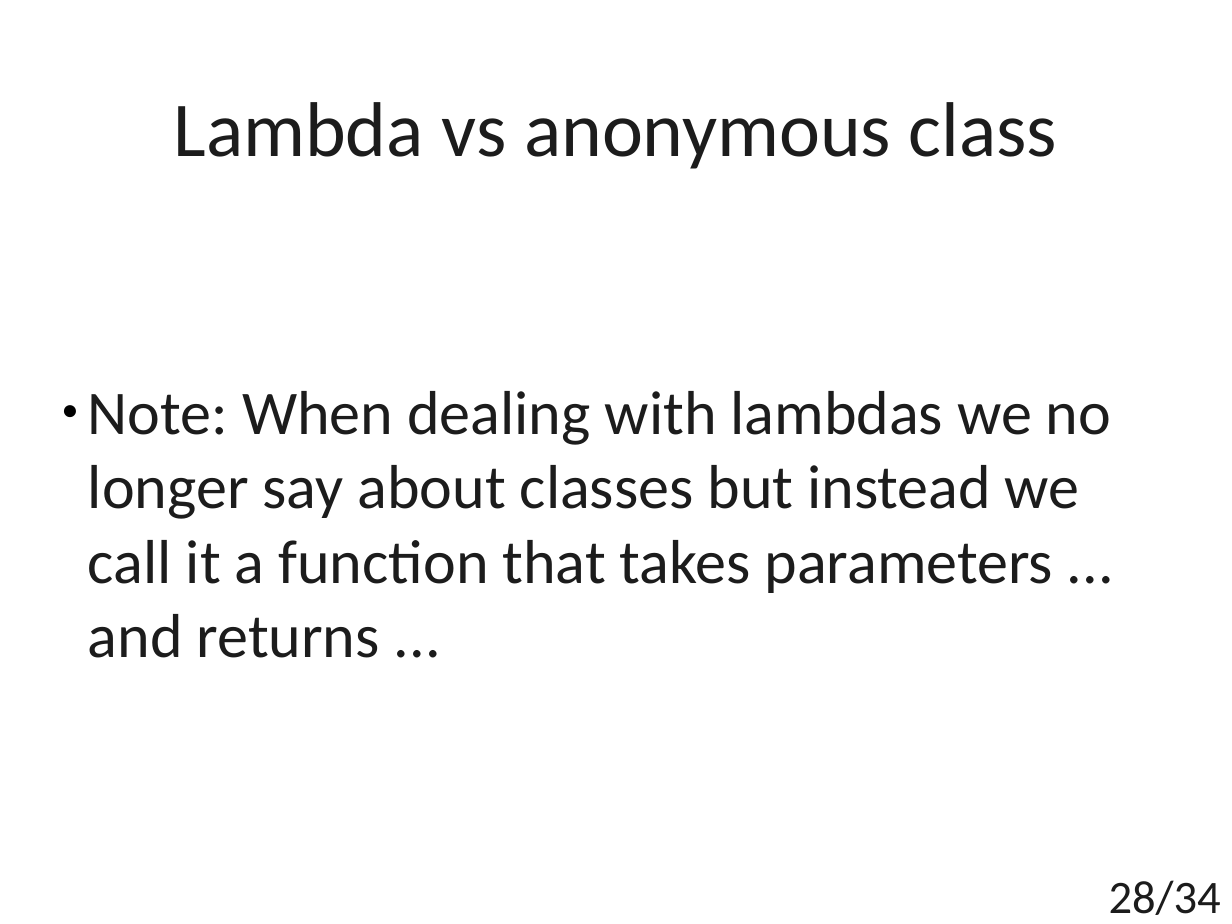
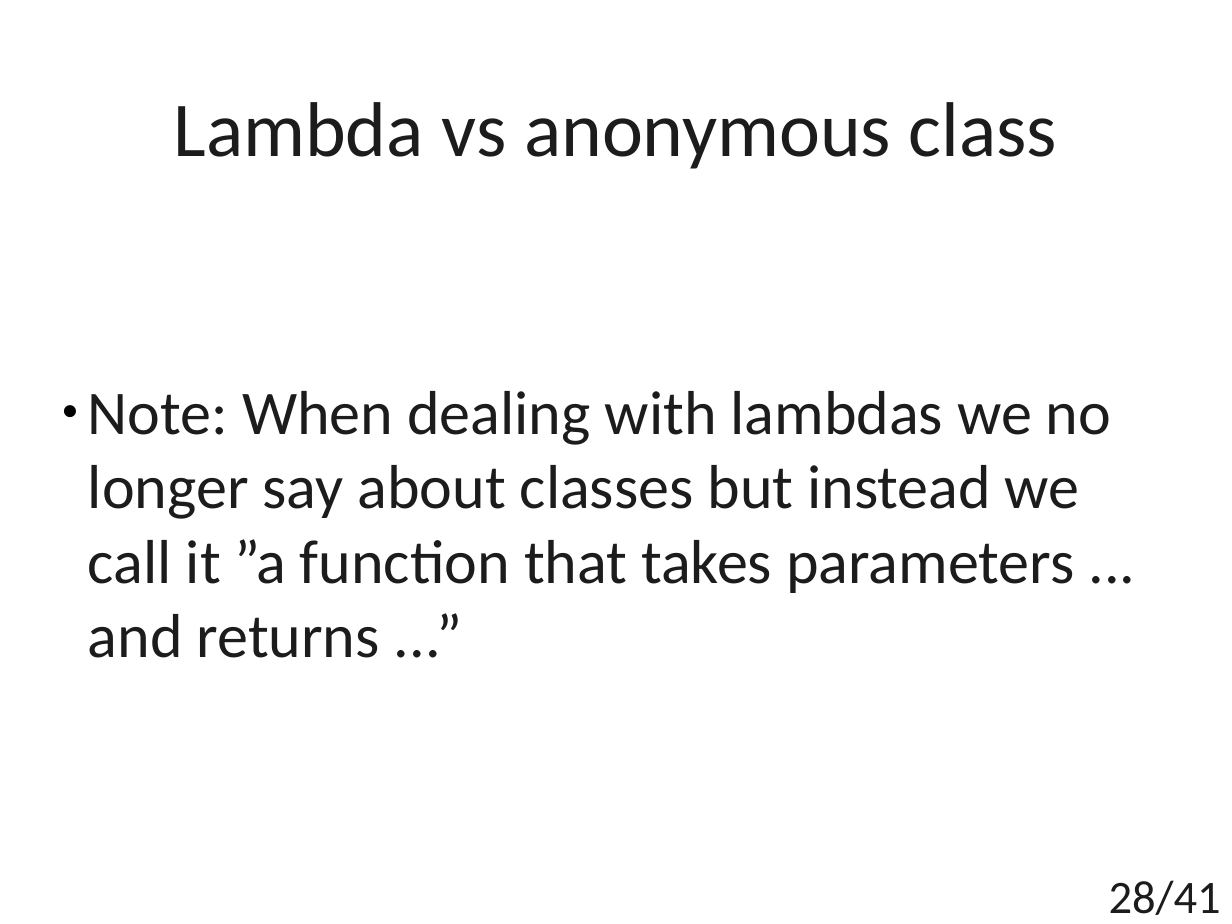
Before and after one commit to t4upl/java-streams-workshop, a slide deck: slide 28 of src/main/resources/editables/presentation.odp. Drawn at 1232x924 pixels with LibreOffice and Linux fonts; fonts in the diff are those of the drawing. Boxes give left, top, right and bottom in pixels: in the first picture for what was removed or moved away, otherwise in the second. Text is boxed around its words. In the diff, an @@ line names an element or a change of style, - is before the commit and + after.

```diff
--- a/src/main/resources/editables/presentation.odp
+++ b/src/main/resources/editables/presentation.odp
@@ subtitle at <box>88,391,1111,658</box>: text changed @@
-● Note: When dealing with lambdas we no longer say about classes but instead we call it a function that takes parameters ... and returns ...
+● Note: When dealing with lambdas we no longer say about classes but instead we call it ”a function that takes parameters ... and returns ...”
@@ page number at <box>1109,880,1221,915</box>: text changed @@
-28/34
+28/41
```
Also in this commit, not shown: 10 other slides changed, 8 slides added, 1 slide removed, 1 other file.
